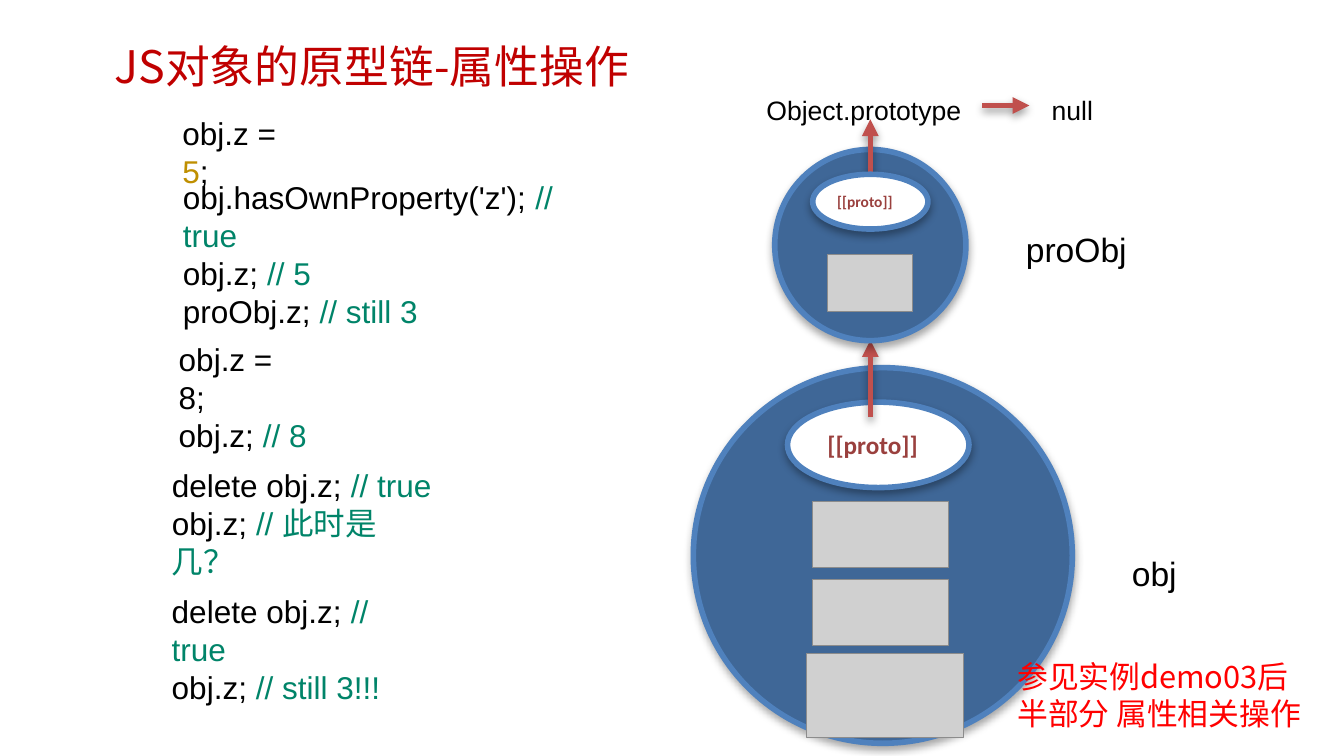
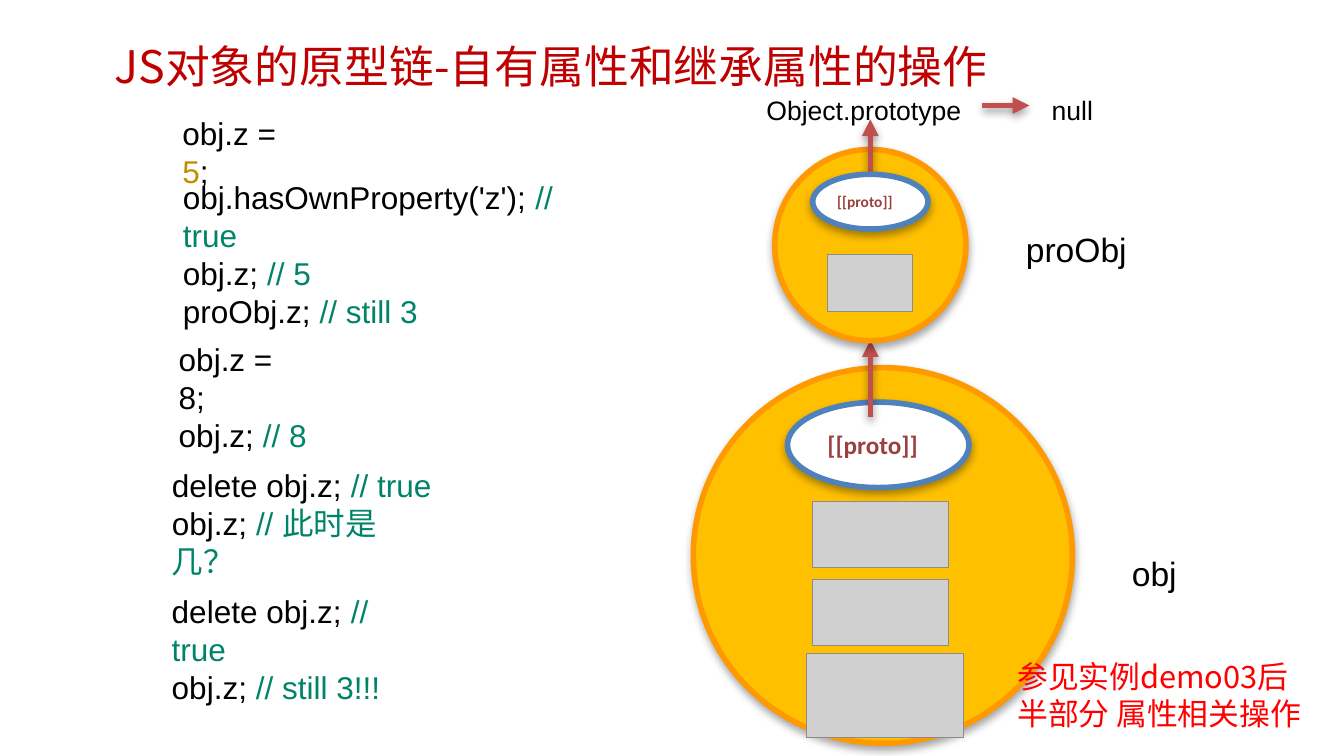
Before and after one commit to edu2act/course-javascript-advanced, a slide deck: slide 8 of 课程PPT/07.JavaScript面向对象编程 一.pptx (slide 9 before the commit). Drawn at 1344x756 pixels with LibreOffice and Linux fonts; fonts in the diff are those of the drawing; grey boxes stand for pictures; background and template pictures are left out. Boxes give left, top, right and bottom in pixels: in the first picture for what was removed or moved away, otherwise in the second. Text is boxed around its words. In the diff, an @@ line names an element or a change of style, - is before the commit and + after.

```diff
--- a/课程PPT/07.JavaScript面向对象编程 一.pptx
+++ b/课程PPT/07.JavaScript面向对象编程 一.pptx
@@ text at [114,45,987,87]: text changed @@
-JS对象的原型链-属性操作
+JS对象的原型链-自有属性和继承属性的操作
@@ freeform shape at [775,149,967,341]: fill #3F6797 to #FFC000; outline #4F81BD 4 pt to #FF9900 4 pt @@
@@ freeform shape at [694,368,1073,744]: fill #3F6797 to #FFC000; outline #4F81BD 4 pt to #FF9900 4 pt @@
```
Also in this commit, not shown: 3 other slides changed, 1 slide added, 1 slide removed, 5 other files.
